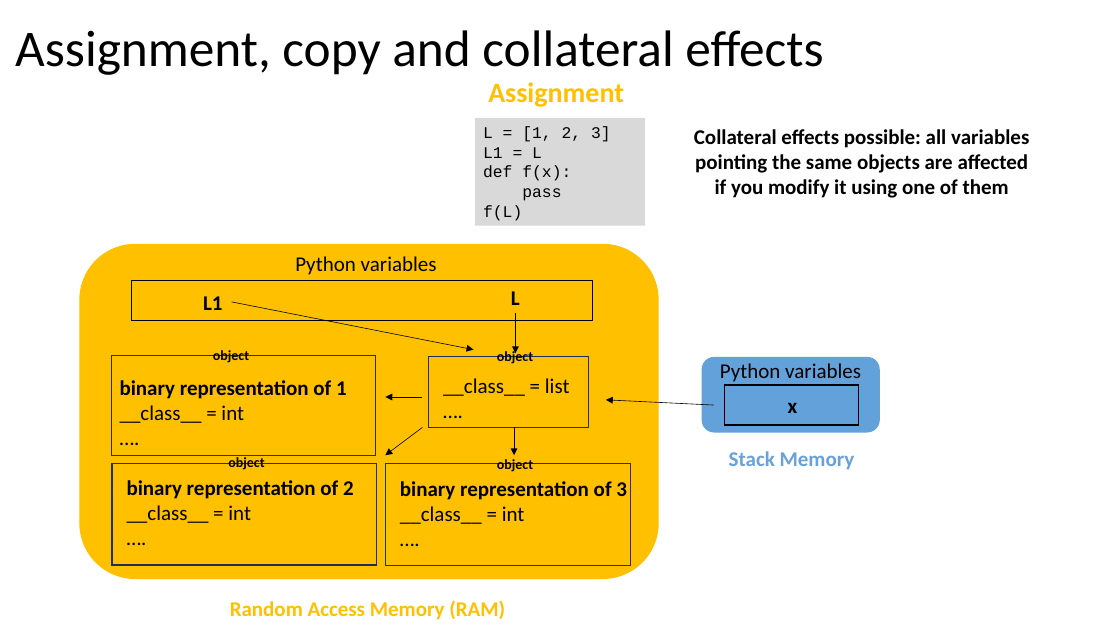
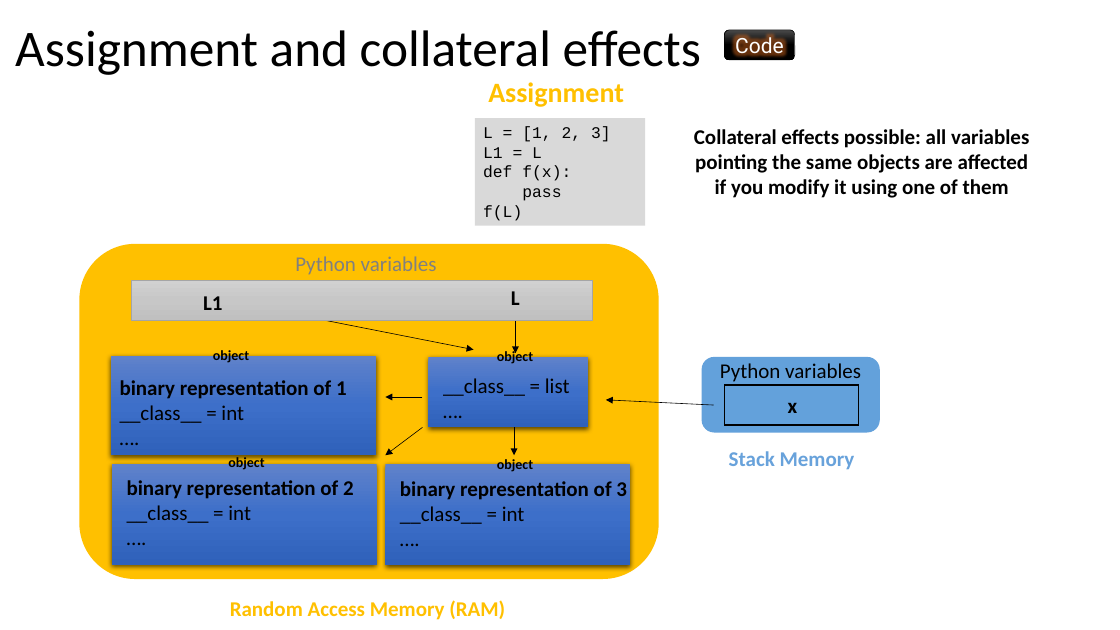
Before and after one commit to PierFF/OOP-INSA-Toulouse, a slide deck: slide 14 of OOP-Programming.pptx (slide 13 before the commit). Drawn at 1120x630 pixels with LibreOffice and Linux fonts; fonts in the diff are those of the drawing. Boxes give left, top, right and bottom in pixels: in the first picture for what was removed or moved away, otherwise in the second. Text is boxed around its words. In the diff, an @@ line names an element or a change of style, - is before the commit and + after.

```diff
--- a/OOP-Programming.pptx
+++ b/OOP-Programming.pptx
@@ text at bbox=[15, 30, 701, 75]: text changed @@
-Assignment, copy and collateral effects
+Assignment and collateral effects
@@ rounded rectangle added at bbox=[724, 30, 795, 60], fill gradient #4B4B4B to #000000, outline #000000 0.5 pt, 18 pt, text #FFFFFF @@
+Code
@@ text "Python variables" at bbox=[295, 256, 437, 275]: text colour #000000 to #808080 @@
@@ rectangle at bbox=[132, 281, 592, 321]: fill none to gradient #D2D2D2 to #C8C8C8 to #C0C0C0; outline #000000 1 pt to #A5A5A5 0.5 pt @@
@@ fill none to gradient #6183CB to #3E70CA to #3062BB; outline #1E3256 1 pt to none; shadow on in 4 elements at bbox=[111, 355, 376, 455], bbox=[112, 464, 376, 565], bbox=[429, 357, 588, 428], bbox=[386, 464, 631, 565] @@
```
Also in this commit, not shown: 9 other slides changed, 4 slides added, 1 slide removed, 1 other file.
